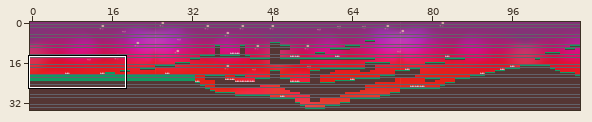
One commit to this Tiled map: android/assets/Primer nivel.tmx. The first picture is a wide view before the edit; the outline marks the close-up.
Close-up. Before:
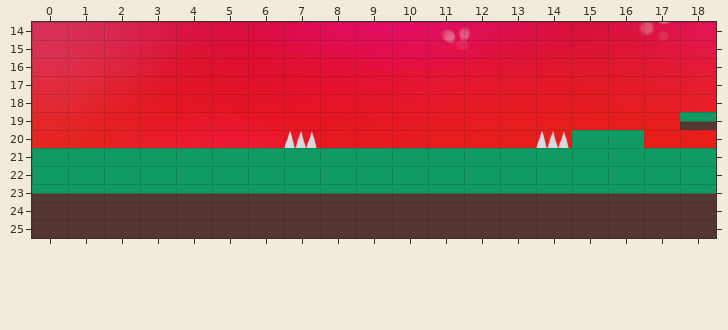
Cells are 64x32 px. Shown: x 0..18, y 14..25. The commit also changed other parts of the map, which this record leaves out.
The same view after the edit:
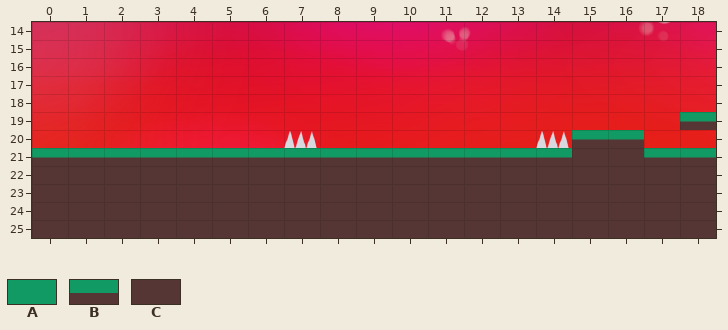
Key: from "Untitled-9": A 34, B 66, C 82.
_ is an empty cell, . an unchanged one.
What changed:
--- layer "Pasto y Picos"
@@ x 0..18 @@
-20 ...............AA..
-21 AAAAAAAAAAAAAAAAAAA
-22 AAAAAAAAAAAAAAAAAAA
-23 BBBBBBBBBBBBBBBBBBB
+20 ...............BB..
+21 BBBBBBBBBBBBBBBCCBB
+22 CCCCCCCCCCCCCCCCCCC
+23 CCCCCCCCCCCCCCCCCCC
Where, in picture pixels (left, top, right, bottom), the same in both close-ups:
changed: (32, 139, 716, 194)
